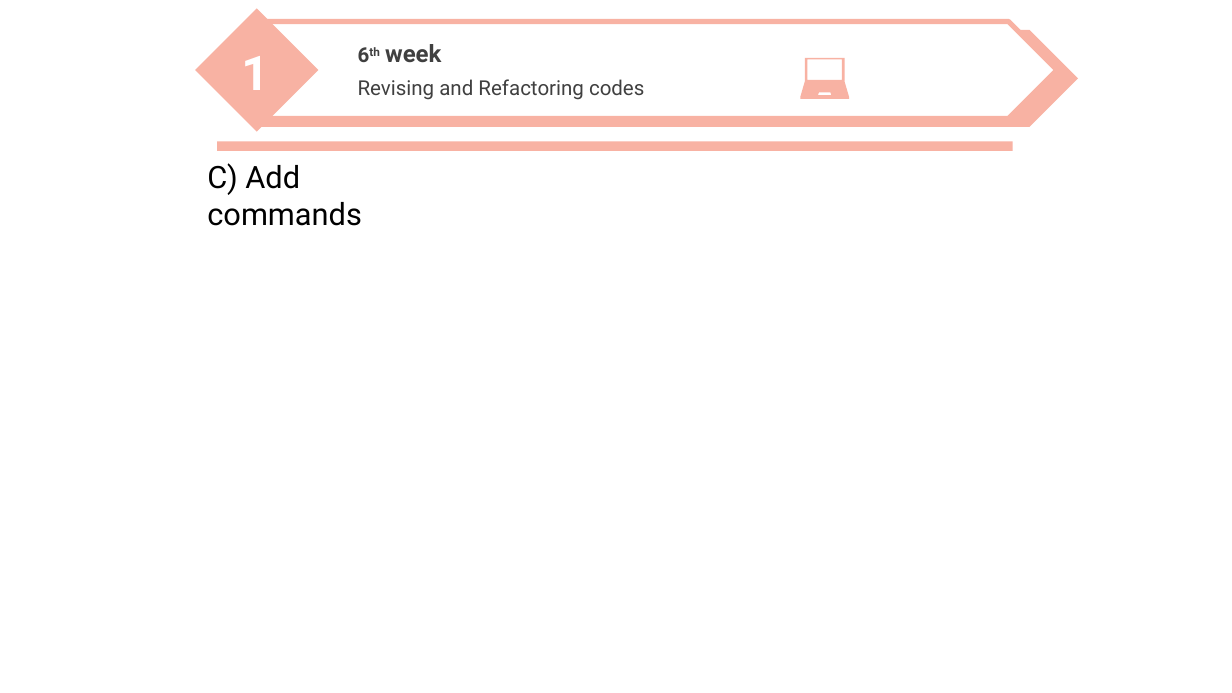
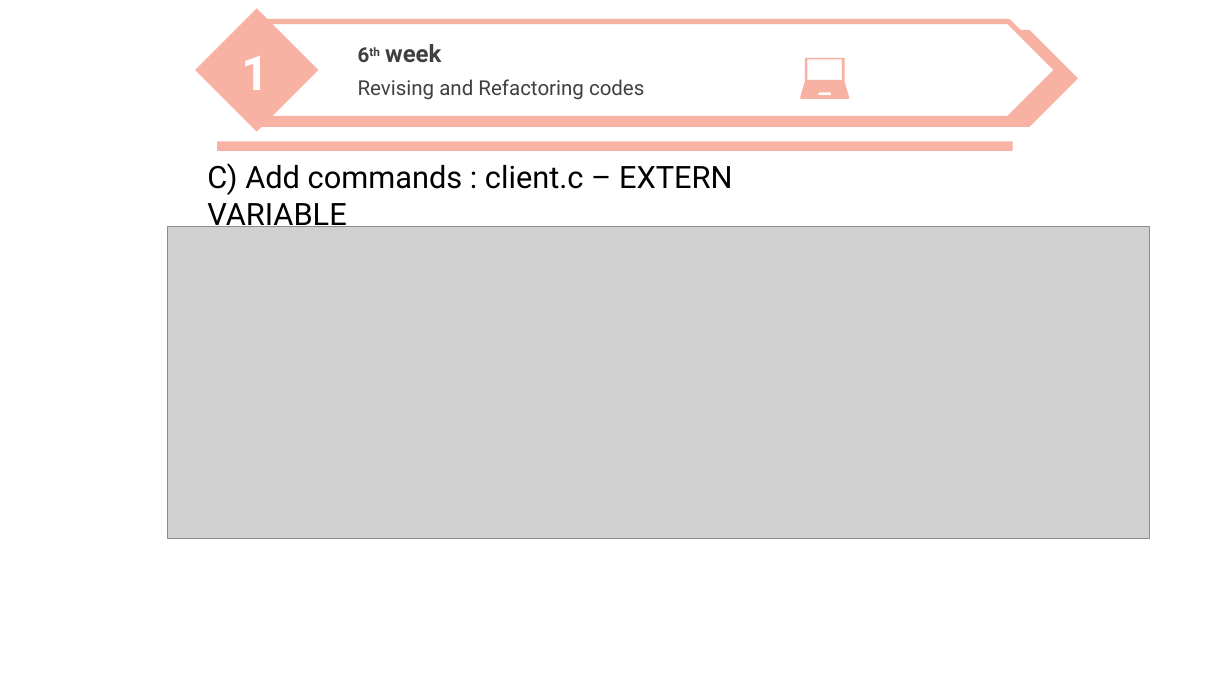
Before and after one commit to nicesick/Prototyping-Delay-Aware-V2X-Safe-Communications, a slide deck: slide 9 of presentation/presentation_3.pptx. Drawn at 1232x693 pixels with LibreOffice and Linux fonts; fonts in the diff are those of the drawing; grey boxes stand for pictures; background and template pictures are left out. Boxes give left, top, right and bottom in pixels: in the first picture for what was removed or moved away, otherwise in the second. Text is boxed around its words. In the diff, an @@ line names an element or a change of style, - is before the commit and + after.

```diff
--- a/presentation/presentation_3.pptx
+++ b/presentation/presentation_3.pptx
@@ text at box(207, 163, 733, 233): text changed @@
-C) Add commands
+C) Add commands : client.c – EXTERN VARIABLE
@@ picture added at box(168, 227, 1149, 538) @@
```
Also in this commit, not shown: 1 other slide changed, 12 slides added, 1 other file.
